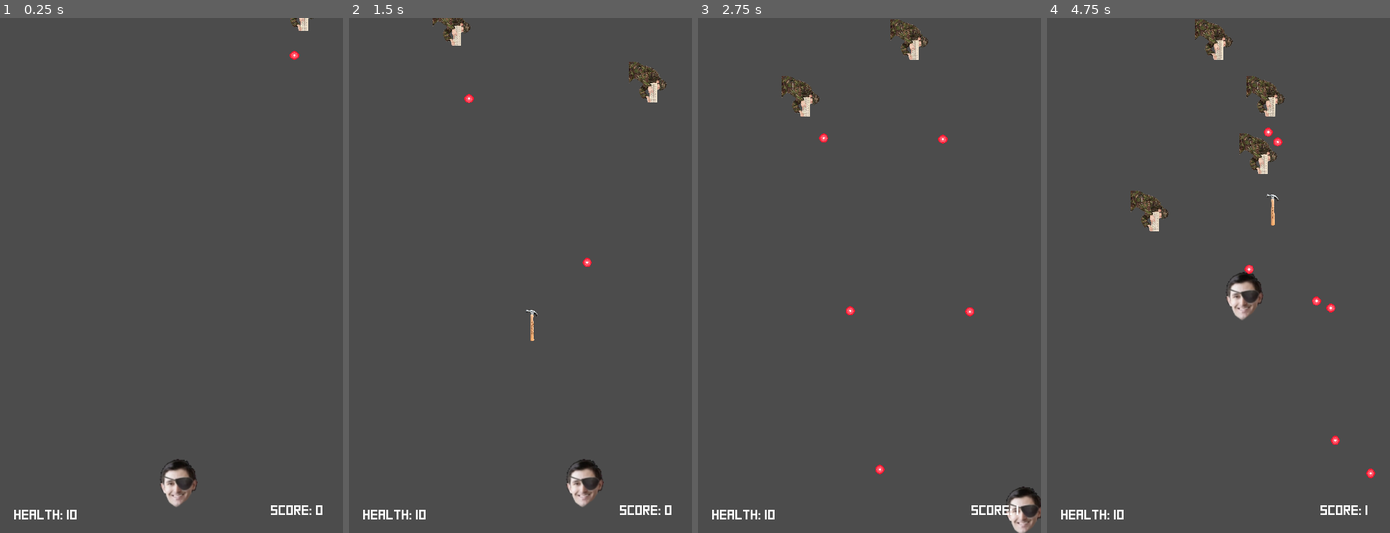
Above: before the commit, frames 1-4 (left to right).
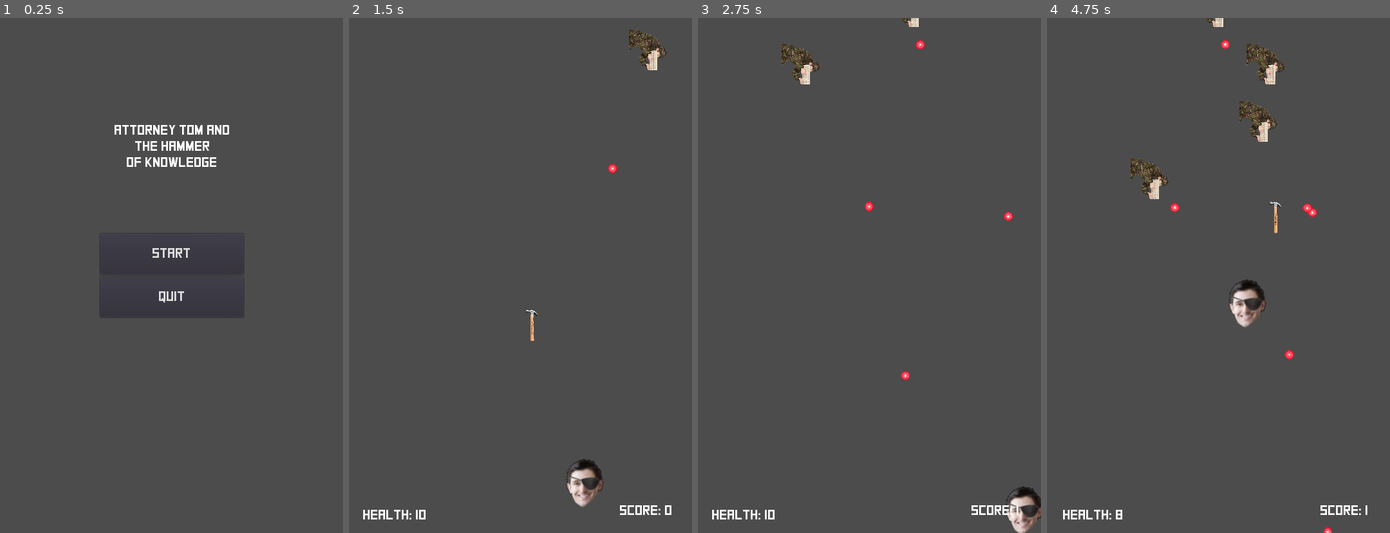
Above: after the commit, the same moments.

Repository: TheMinesAreShakin/AT-HOK
Game: Godot game, scene res://src/menus/MainMenu.tscn
The game is run twice, just before and just after one commit, with the same random seed, the same clock (stepped at 60 frames per second) and the same inputs. Before the commit the project starts from res://src/levels/Level01.tscn.
Inputs (mouse positions are in pixels of both pictures, inside the frame that each line leads up to):
- Up to frame 1 (0.25 s): no input
- Up to frame 2 (1.5 s): click (520, 254) at 0.5 s, where only the run after the commit has a clickable "Start"; hold D (MoveRight) from 1.28 s (still down); hold Space (Shoot) from 1.28 s (still down)
- Up to frame 3 (2.75 s): release D (MoveRight) at 2.03 s; release Space (Shoot) at 2.03 s; hold S (MoveDown) from 2.03 s (still down); tap Space (Shoot) at 2.1 s
- Up to frame 4 (4.75 s): release S (MoveDown) at 2.78 s; hold D (MoveRight) 2.78-3.53 s; hold Space (Shoot) 2.78-3.53 s; hold W (MoveUp) 3.53-4.28 s; tap Space (Shoot) at 3.6 s; hold A (MoveLeft) from 4.28 s (still down); hold Space (Shoot) from 4.28 s (still down)

The runs differ from the first frame. In frame 1, 2.3% of the frame differs, in the area x 4-94%, y 0-98%; in frame 2, 1.2%; in frame 3, 1.6%; in frame 4, 4.4%, in the area x 4-96%, y 0-100%.

Commit message:
Add main menu #8

Diff:
--- a/project.godot
+++ b/project.godot
@@ -11,7 +11,7 @@
 [application]
 
 config/name="Attorney Tom and the Hammer of Knowledge"
-run/main_scene="res://src/levels/Level01.tscn"
+run/main_scene="res://src/menus/MainMenu.tscn"
 config/icon="res://icon.png"
 
 [autoload]
--- /dev/null
+++ b/src/UI/Buttons.tscn
@@ -0,0 +1,14 @@
+[gd_scene load_steps=3 format=2]
+
+[ext_resource path="res://src/UI/QuitButton.tscn" type="PackedScene" id=3]
+[ext_resource path="res://src/UI/RestartButton.tscn" type="PackedScene" id=4]
+
+[node name="VBoxContainer" type="VBoxContainer"]
+margin_left = -125.5
+margin_top = -73.0
+margin_right = 125.5
+margin_bottom = 73.0
+
+[node name="RestartButton" parent="." instance=ExtResource( 4 )]
+
+[node name="QuitButton" parent="." instance=ExtResource( 3 )]
--- /dev/null
+++ b/src/UI/QuitButton.tscn
@@ -0,0 +1,15 @@
+[gd_scene load_steps=3 format=2]
+
+[ext_resource path="res://src/menus/quit_button.gd" type="Script" id=1]
+[ext_resource path="res://assets/ui_theme.tres" type="Theme" id=2]
+
+[node name="QuitButton" type="Button"]
+margin_top = 75.0
+margin_right = 251.0
+margin_bottom = 146.0
+size_flags_vertical = 3
+theme = ExtResource( 2 )
+text = "Quit"
+script = ExtResource( 1 )
+
+[connection signal="button_up" from="." to="." method="_on_button_up"]
--- /dev/null
+++ b/src/UI/RestartButton.tscn
@@ -0,0 +1,14 @@
+[gd_scene load_steps=3 format=2]
+
+[ext_resource path="res://src/menus/restart_button.gd" type="Script" id=1]
+[ext_resource path="res://assets/ui_theme.tres" type="Theme" id=2]
+
+[node name="RestartButton" type="Button"]
+margin_right = 251.0
+margin_bottom = 71.0
+size_flags_vertical = 3
+theme = ExtResource( 2 )
+text = "Restart"
+script = ExtResource( 1 )
+
+[connection signal="button_up" from="." to="." method="_on_button_up"]
--- /dev/null
+++ b/src/UI/Title.tscn
@@ -0,0 +1,10 @@
+[gd_scene load_steps=2 format=2]
+
+[ext_resource path="res://assets/ui_theme.tres" type="Theme" id=1]
+
+[node name="Title" type="Label"]
+theme = ExtResource( 1 )
+text = "Attorney Tom And
+The Hammer
+of Knowledge"
+align = 1
--- a/src/menus/DeathScreen.tscn
+++ b/src/menus/DeathScreen.tscn
@@ -1,55 +1,29 @@
 [gd_scene load_steps=5 format=2]
 
 [ext_resource path="res://assets/ui_theme.tres" type="Theme" id=1]
-[ext_resource path="res://src/menus/restart_button.gd" type="Script" id=2]
+[ext_resource path="res://src/UI/Buttons.tscn" type="PackedScene" id=2]
 [ext_resource path="res://src/UI/ScoreLabel.tscn" type="PackedScene" id=3]
-[ext_resource path="res://src/menus/quit_button.gd" type="Script" id=4]
+[ext_resource path="res://src/UI/Title.tscn" type="PackedScene" id=4]
 
 [node name="DeathScreen" type="Control"]
 anchor_right = 1.0
 anchor_bottom = 1.0
 
-[node name="Title" type="Label" parent="."]
+[node name="Title" parent="." instance=ExtResource( 4 )]
 anchor_left = 0.5
 anchor_top = 0.5
 anchor_right = 0.5
 anchor_bottom = 0.5
-margin_left = -104.0
-margin_top = -283.0
-margin_right = 105.0
-margin_bottom = -194.0
-theme = ExtResource( 1 )
-text = "Attorney Tom And
-The Hammer
-of Knowledge"
-align = 1
+margin_left = -104.5
+margin_top = -303.0
+margin_right = 104.5
+margin_bottom = -219.0
 
-[node name="VBoxContainer" type="VBoxContainer" parent="."]
+[node name="VBoxContainer" parent="." instance=ExtResource( 2 )]
 anchor_left = 0.5
 anchor_top = 0.5
 anchor_right = 0.5
 anchor_bottom = 0.5
-margin_left = -125.5
-margin_top = -73.0
-margin_right = 125.5
-margin_bottom = 73.0
-
-[node name="RestartButton" type="Button" parent="VBoxContainer"]
-margin_right = 251.0
-margin_bottom = 71.0
-size_flags_vertical = 3
-theme = ExtResource( 1 )
-text = "Restart"
-script = ExtResource( 2 )
-
-[node name="QuitButton" type="Button" parent="VBoxContainer"]
-margin_top = 75.0
-margin_right = 251.0
-margin_bottom = 146.0
-size_flags_vertical = 3
-theme = ExtResource( 1 )
-text = "Quit"
-script = ExtResource( 4 )
 
 [node name="ScoreLabel" parent="." instance=ExtResource( 3 )]
 anchor_left = 0.5
@@ -61,6 +35,3 @@
 margin_right = 63.5
 margin_bottom = -147.0
 theme = ExtResource( 1 )
-
-[connection signal="button_up" from="VBoxContainer/RestartButton" to="VBoxContainer/RestartButton" method="_on_button_up"]
-[connection signal="button_up" from="VBoxContainer/QuitButton" to="VBoxContainer/QuitButton" method="_on_button_up"]
--- /dev/null
+++ b/src/menus/MainMenu.tscn
@@ -0,0 +1,29 @@
+[gd_scene load_steps=3 format=2]
+
+[ext_resource path="res://src/UI/Buttons.tscn" type="PackedScene" id=1]
+[ext_resource path="res://src/UI/Title.tscn" type="PackedScene" id=2]
+
+[node name="MainMenu" type="Control"]
+anchor_right = 1.0
+anchor_bottom = 1.0
+
+[node name="Title" parent="." instance=ExtResource( 2 )]
+anchor_left = 0.5
+anchor_top = 0.5
+anchor_right = 0.5
+anchor_bottom = 0.5
+margin_left = -104.5
+margin_top = -266.0
+margin_right = 104.5
+margin_bottom = -177.0
+
+[node name="VBoxContainer" parent="." instance=ExtResource( 1 )]
+anchor_left = 0.5
+anchor_top = 0.5
+anchor_right = 0.5
+anchor_bottom = 0.5
+
+[node name="RestartButton" parent="VBoxContainer" index="0"]
+text = "Start"
+
+[editable path="VBoxContainer"]
